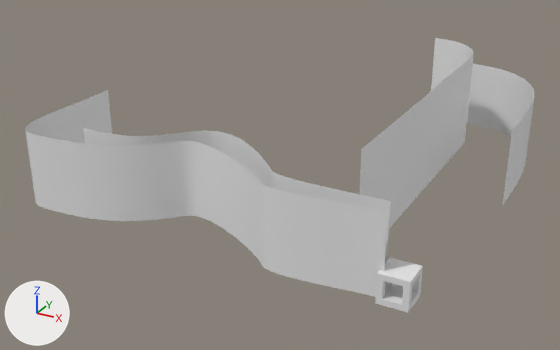
The Blender file Assets/RJR_Stage.blend: old version first, new version second.
Both versions are drawn from a 50 mm camera at (187.0, -552.0, 363.0) aimed at (-220.0, 189.0, -7.0). Every picture has the same lights, and +X, +Y and +Z are marked at lower left.

The first picture shows 'BezierCurve', 'BezierCurve.001', 'BezierCurve.002', 'BezierCurve.003', 'Cube.011'.
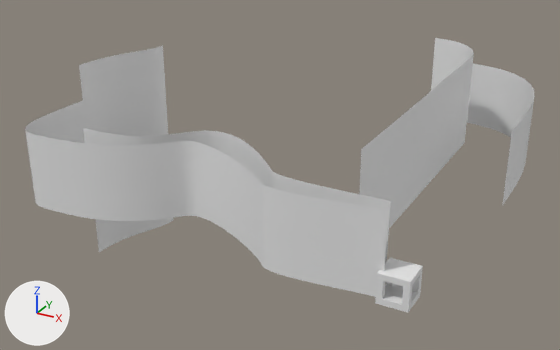
The change, as a list of edits to the scene's bpy script:
```text
Add cu_beziercurve_004:
    cu_beziercurve_004 = bpy.data.curves.new('BezierCurve.004', 'CURVE')
    cu_beziercurve_004.dimensions = '3D'
    _sp = cu_beziercurve_004.splines.new('BEZIER'); _sp.bezier_points.add(1)
    _sp.bezier_points.foreach_set('co', [-0.457, -0.161, 0.0, 0.256, -0.476, 0.0])
    _sp.bezier_points.foreach_set('handle_left', [-1.153, -0.0377, 0.0, -0.152, -0.404, 0.0])
    _sp.bezier_points.foreach_set('handle_right', [-0.221, -0.202, 0.0, 0.654, -0.546, 0.0])
    for _p, _l, _r in zip(_sp.bezier_points, ['ALIGNED', 'ALIGNED'], ['ALIGNED', 'ALIGNED']): _p.handle_left_type = _l; _p.handle_right_type = _r
    _sp.order_u = 0
    _sp.order_v = 0
    cu_beziercurve_004.use_path = True
    cu_beziercurve_004.use_path_clamp = True
    cu_beziercurve_004.bevel_resolution = 0
    cu_beziercurve_004.extrude = 0.3
    cu_beziercurve_004.fill_mode = 'HALF'
Add ob_beziercurve_004:
    ob_beziercurve_004 = bpy.data.objects.new('BezierCurve.004', cu_beziercurve_004)
    ob_beziercurve_004.location = (-303.9, 72.1, 38.4)
    ob_beziercurve_004.rotation_euler = (0.0, 0.0, -1.396)  # degrees (0, 0, -80)
    ob_beziercurve_004.scale = (141.0, 141.0, 363.0)
```

What differs and where, as boxes [x1, y1, x2, y2] in the pictures (560 x 350 px):
'BezierCurve.004', added: after [79, 45, 174, 252]
